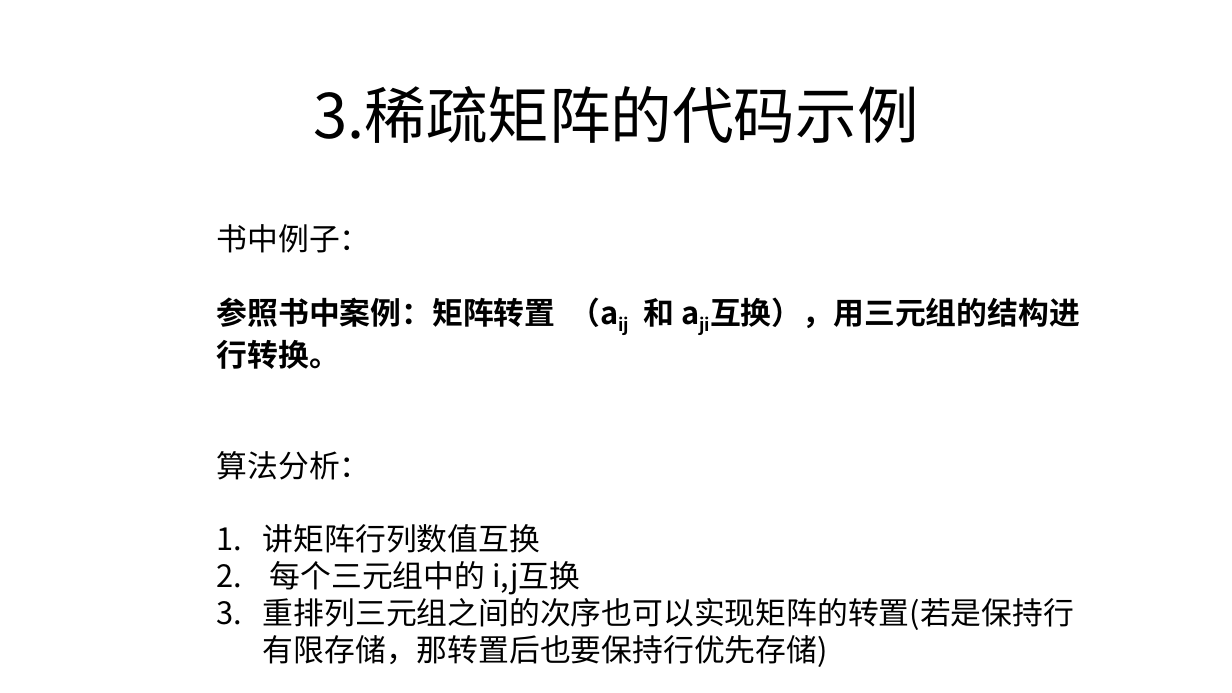
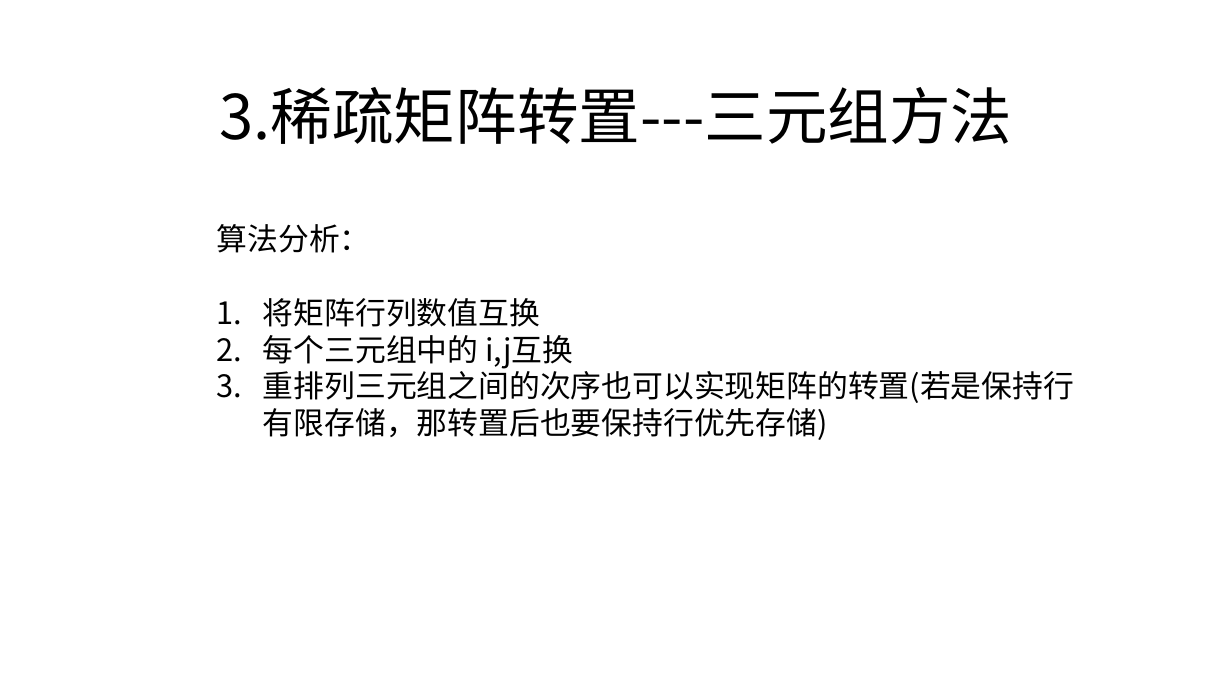
Before and after one commit to zjyesir/hmc_data_structure, a slide deck: slide 15 of ppt/5.数组和广义表.pptx (slide 12 before the commit). Drawn at 1232x693 pixels with LibreOffice and Linux fonts; fonts in the diff are those of the drawing; background and template pictures are left out. Boxes give left, top, right and bottom in pixels: in the first picture for what was removed or moved away, otherwise in the second. Text is boxed around its words. In the diff, an @@ line names an element or a change of style, - is before the commit and + after.

Commit message:
数据结构修改

```diff
--- a/ppt/5.数组和广义表.pptx
+++ b/ppt/5.数组和广义表.pptx
@@ text at [219,87,1012,144]: text changed @@
-3.稀疏矩阵的代码示例
+3.稀疏矩阵转置---三元组方法
@@ text at [217,224,1080,369]: paragraphs removed @@
-书中例子：
-参照书中案例：矩阵转置 （aij 和 aji互换），用三元组的结构进行转换。
@@ text at [263,298,540,327]: text changed @@
-1. 讲矩阵行列数值互换
+1. 将矩阵行列数值互换
```
Also in this commit, not shown: 2 other slides changed, 6 slides added, 2 slides removed, 3 other files.
